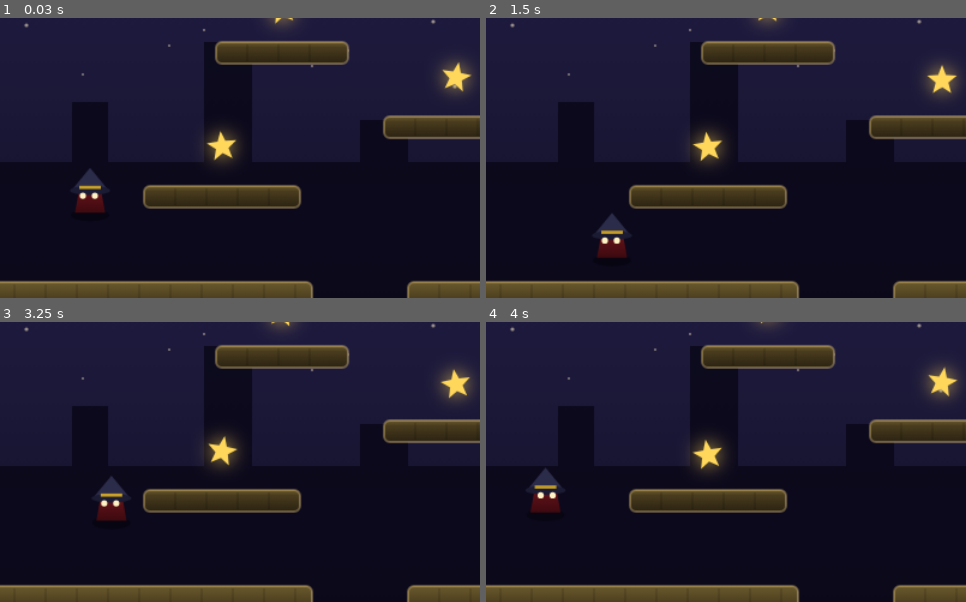
Above: before the commit, frames 1-4 (two rows, left to right).
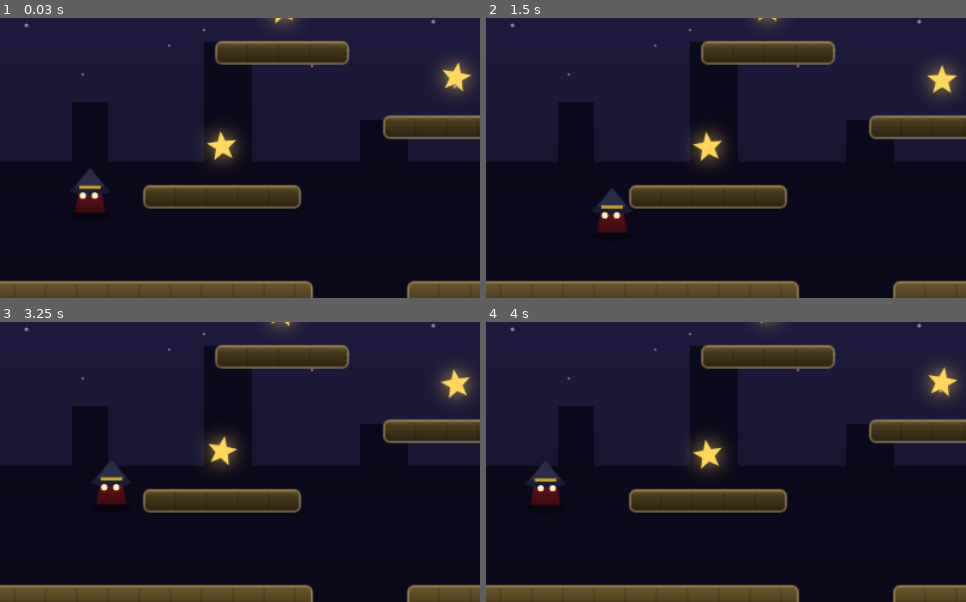
Above: after the commit, the same moments.

Repository: johannschmidt829/aperture-minigames
Game: browser game, page sorting-hat/index.html
The game is run twice, just before and just after one commit, with the same random seed, the same clock (stepped at 60 frames per second) and the same inputs.
Inputs (mouse positions are % of the whole screen's width and height, from its top left):
- Up to frame 1 (0.03 s): no input
- Up to frame 2 (1.5 s): click (50, 50) at 0.27 s; hold Right from 1.03 s (still down); tap Space at 1.1 s
- Up to frame 3 (3.25 s): release Right at 1.53 s; hold Down 1.58-1.85 s; tap Space every 0.5 s from 1.6 to 3.1 s; hold Left 1.9-2.47 s; hold Up 2.52-2.82 s; tap W at 2.52 s; hold Right from 2.87 s (still down)
- Up to frame 4 (4 s): tap R at 3.52 s; release Right at 3.53 s; hold Up 3.58-3.82 s; tap Space at 3.6 s; hold Left from 3.87 s (still down)
The pictures show only the part of the screen within x 0-50%, y 40-90%; the shares and areas given below are measured in that part.

The runs differ from the first frame. In frame 1, less than 0.1% of the frame differs, in the area x 16-21%, y 62-65%; in frame 2, 1.2%, in the area x 22-31%, y 60-86%; in frame 3, 1.0%; in frame 4, 0.6%.

Commit message:
Platformer: real jump height (buffer, coyote, variable cut)

Diff:
--- a/sorting-hat/index.html
+++ b/sorting-hat/index.html
@@ -97,16 +97,20 @@
   var W = canvas.width, H = canvas.height;
   var scoreEl = document.getElementById('score');
 
-  var GRAV = 0.72;
+  var GRAV = 0.70;
   var MAXFALL = 15;
   var MOVE = 0.95;
   var FRICTION = 0.80;
   var MAXSPEED = 5.2;
-  var JUMP = -13.2;
+  var JUMP = -15.4;
 
   var player, plats, stars, score, win, t, camX;
 
   var keys = { left: false, right: false, jump: false };
+  var jumpBuf = 0;
+  var jumpWasDown = false;
+  var jumpCutDone = false;
+  var coyote = 0;
 
   function makeLevel() {
     plats = [
@@ -135,6 +139,10 @@
     win = false;
     t = 0;
     camX = 0;
+    jumpBuf = 0;
+    jumpWasDown = false;
+    jumpCutDone = false;
+    coyote = 0;
     updateScore();
   }
 
@@ -240,6 +248,13 @@
     player.vy += GRAV;
     if (player.vy > MAXFALL) player.vy = MAXFALL;
 
+    // jump intent: edge-triggered, buffered, with coyote time
+    var jumpDown = !!keys.jump;
+    if (jumpDown && !jumpWasDown) jumpBuf = 8;
+    jumpWasDown = jumpDown;
+    if (jumpBuf > 0) jumpBuf--;
+    if (player.onGround) coyote = 6; else if (coyote > 0) coyote--;
+
     // horizontal
     player.x += player.vx;
     for (var i = 0; i < plats.length; i++) {
@@ -268,13 +283,19 @@
       }
     }
 
-    if (keys.jump && player.onGround) {
+    if (jumpBuf > 0 && (player.onGround || coyote > 0)) {
       player.vy = JUMP;
       player.onGround = false;
-      keys.jump = false; // требует повторного нажатия
-    }
-    // shorter hop if jump released while rising
-    if (!keys.jump && player.vy < -6) player.vy *= 0.92;
+      coyote = 0;
+      jumpBuf = 0;
+      jumpCutDone = false;
+    }
+    // variable jump height: cut once when the button is released while rising
+    if (!jumpDown && player.vy < -4 && !jumpCutDone) {
+      player.vy *= 0.55;
+      jumpCutDone = true;
+    }
+    if (player.onGround) jumpCutDone = false;
 
     // world bounds
     if (player.x < -30) { player.x = -30; player.vx = 0; }
